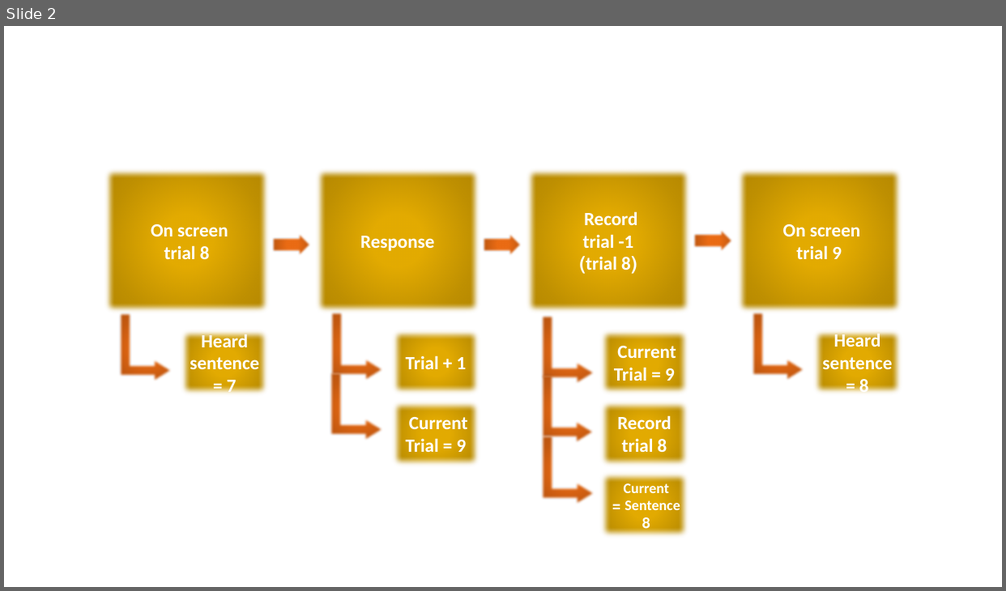
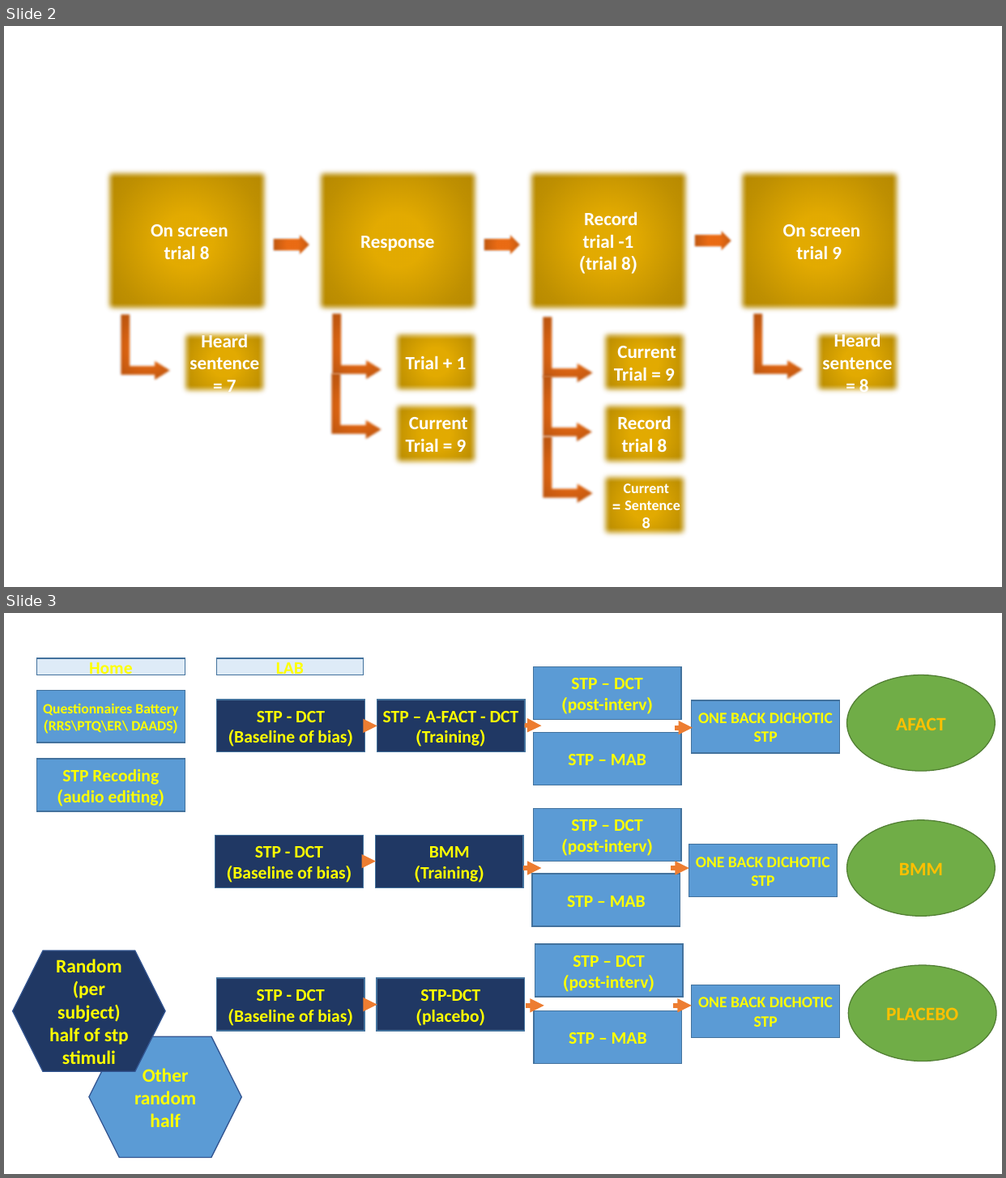
Before and after one commit to TomerOz/stp-project, a slide deck: task scheme.pptx. Shown one above the other, each under a label of ours: slide 2 before the commit, slides 2 and 3 after it. The pictures are 1006x591 and 1006x1178 pixels, drawn with LibreOffice and Linux fonts; fonts in the diff are those of the drawing. Boxes give left, top, right and bottom in pixels: in the first picture for what was removed or moved away, otherwise in the second. Text is boxed around its words. In the diff, an @@ line names an element or a change of style, - is before the commit and + after.

```diff
--- a/task scheme.pptx
+++ b/task scheme.pptx
@@ slide 3 added at (x1=4, y1=613, x2=1002, y2=1174), background #FFFFFF @@
@@ rectangle added at (x1=37, y1=658, x2=185, y2=675), fill #DEEBF7, outline #43739E 1 pt, 16.8 pt, text #FFFF00, bold @@
+Home
@@ rectangle added at (x1=216, y1=658, x2=364, y2=675), fill #DEEBF7, outline #43739E 1 pt, 16.8 pt, text #FFFF00, bold @@
+LAB
@@ rectangle added at (x1=533, y1=667, x2=681, y2=719), fill #5B9BD5, outline #43739E 1 pt, 16.8 pt, text #FFFF00, bold @@
+STP – DCT
+(post-interv)
@@ ellipse added at (x1=847, y1=675, x2=995, y2=771), fill #70AD47, outline #538035 1 pt, 18.3 pt, text #FFC000, bold @@
+AFACT
@@ rectangle added at (x1=37, y1=690, x2=185, y2=743), fill #5B9BD5, outline #43739E 1 pt, 13.7 pt, text #FFFF00, bold @@
+Questionnaires Battery
+(RRS\PTQ\ER\ DAADS)
@@ rectangle added at (x1=216, y1=700, x2=364, y2=752), fill #203864, outline #43739E 1 pt, 16.8 pt, text #FFFF00, bold @@
+STP - DCT
+(Baseline of bias)
@@ rectangle added at (x1=377, y1=700, x2=525, y2=752), fill #203864, outline #43739E 1 pt, 16.8 pt, text #FFFF00, bold @@
+STP – A-FACT - DCT
+(Training)
@@ rectangle added at (x1=692, y1=700, x2=840, y2=753), fill #5B9BD5, outline #43739E 1 pt, 15.2 pt, text #FFFF00, bold @@
+ONE BACK DICHOTIC
+STP
@@ arrow added from (364, 726) to (377, 726), #ED7D31 4.5 pt @@
@@ arrow added from (525, 726) to (542, 726), #ED7D31 4.5 pt @@
@@ rectangle added at (x1=533, y1=733, x2=681, y2=786), fill #5B9BD5, outline #43739E 1 pt, 16.8 pt, text #FFFF00, bold @@
+STP – MAB
@@ arrow added from (675, 727) to (692, 727), #ED7D31 4.5 pt @@
@@ rectangle added at (x1=37, y1=759, x2=185, y2=811), fill #5B9BD5, outline #43739E 1 pt, 16.8 pt, text #FFFF00, bold @@
+STP Recoding
+(audio editing)
@@ rectangle added at (x1=533, y1=809, x2=681, y2=862), fill #5B9BD5, outline #43739E 1 pt, 16.8 pt, text #FFFF00, bold @@
+STP – DCT
+(post-interv)
@@ ellipse added at (x1=847, y1=820, x2=995, y2=916), fill #70AD47, outline #538035 1 pt, 18.3 pt, text #FFC000, bold @@
+BMM
@@ rectangle added at (x1=215, y1=835, x2=364, y2=888), fill #203864, outline #43739E 1 pt, 16.8 pt, text #FFFF00, bold @@
+STP - DCT
+(Baseline of bias)
@@ rectangle added at (x1=375, y1=835, x2=523, y2=888), fill #203864, outline #43739E 1 pt, 16.8 pt, text #FFFF00, bold @@
+BMM
+(Training)
@@ rectangle added at (x1=689, y1=845, x2=837, y2=897), fill #5B9BD5, outline #43739E 1 pt, 15.2 pt, text #FFFF00, bold @@
+ONE BACK DICHOTIC
+STP
@@ arrow added from (364, 862) to (376, 862), #ED7D31 4.5 pt @@
@@ arrow added from (523, 868) to (542, 868), #ED7D31 4.5 pt @@
@@ rectangle added at (x1=533, y1=874, x2=681, y2=926), fill #5B9BD5, outline #43739E 1 pt, 16.8 pt, text #FFFF00, bold @@
+STP – MAB
@@ arrow added from (671, 868) to (689, 868), #ED7D31 4.5 pt @@
@@ hexagon added at (x1=13, y1=951, x2=166, y2=1072), fill #203864, outline #325491 1 pt, 18.3 pt, text #FFFF00, bold @@
+Random (per subject) half of stp stimuli
@@ rectangle added at (x1=535, y1=944, x2=683, y2=997), fill #5B9BD5, outline #43739E 1 pt, 16.8 pt, text #FFFF00, bold @@
+STP – DCT
+(post-interv)
@@ ellipse added at (x1=849, y1=965, x2=997, y2=1062), fill #70AD47, outline #538035 1 pt, 18.3 pt, text #FFC000, bold @@
+PLACEBO
@@ rectangle added at (x1=216, y1=978, x2=364, y2=1031), fill #203864, outline #43739E 1 pt, 16.8 pt, text #FFFF00, bold @@
+STP - DCT
+(Baseline of bias)
@@ rectangle added at (x1=377, y1=978, x2=525, y2=1031), fill #203864, outline #43739E 1 pt, 16.8 pt, text #FFFF00, bold @@
+STP-DCT
+(placebo)
@@ rectangle added at (x1=692, y1=985, x2=840, y2=1037), fill #5B9BD5, outline #43739E 1 pt, 15.2 pt, text #FFFF00, bold @@
+ONE BACK DICHOTIC
+STP
@@ arrow added from (364, 1004) to (377, 1004), #ED7D31 4.5 pt @@
@@ arrow added from (526, 1006) to (544, 1006), #ED7D31 4.5 pt @@
@@ rectangle added at (x1=534, y1=1012, x2=682, y2=1063), fill #5B9BD5, outline #43739E 1 pt, 16.8 pt, text #FFFF00, bold @@
+STP – MAB
@@ arrow added from (673, 1006) to (692, 1006), #ED7D31 4.5 pt @@
@@ hexagon added at (x1=89, y1=1037, x2=242, y2=1158), fill #5B9BD5, outline #325491 1 pt, 18.3 pt, text #FFFF00, bold @@
+Other random half
```
Also in this commit, not shown: 17 other files.
